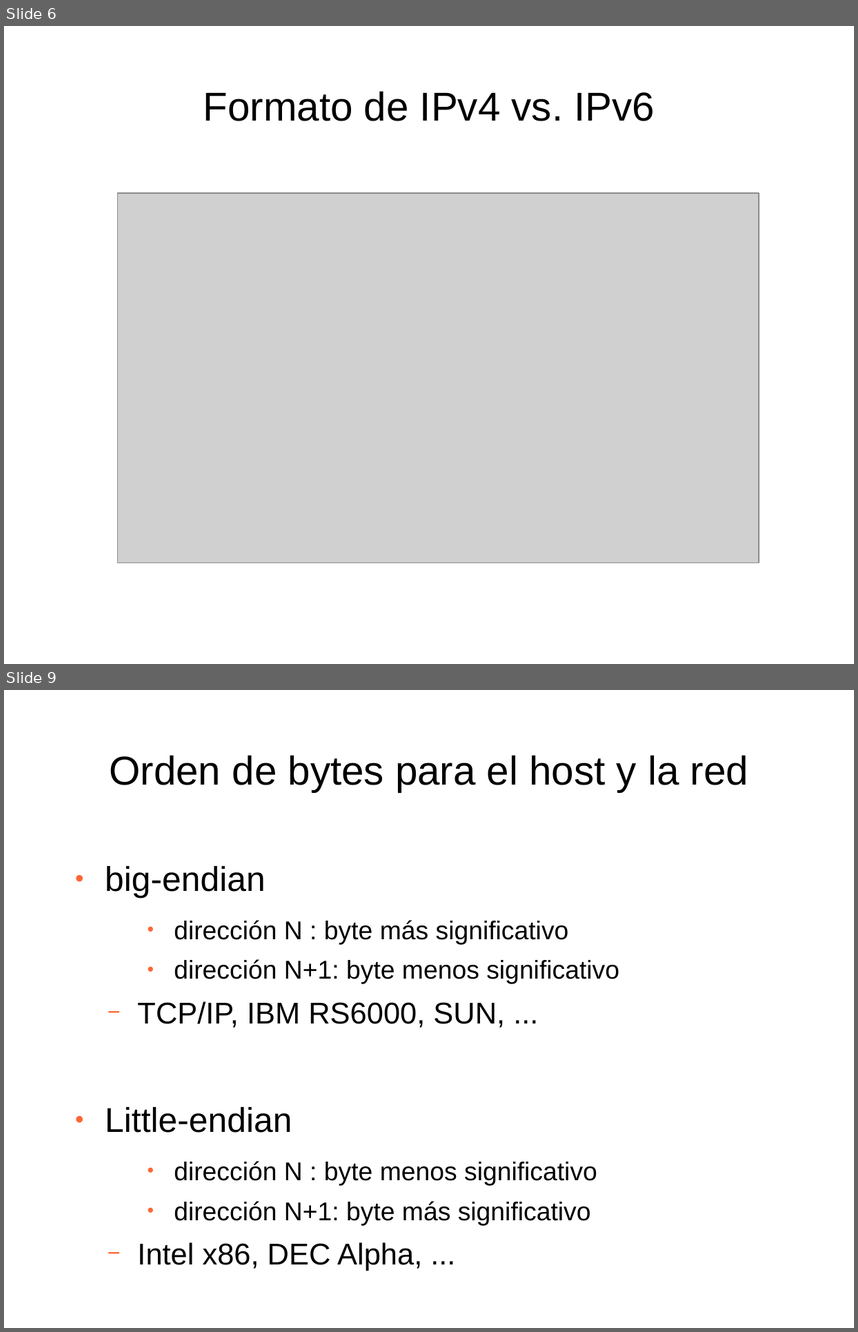
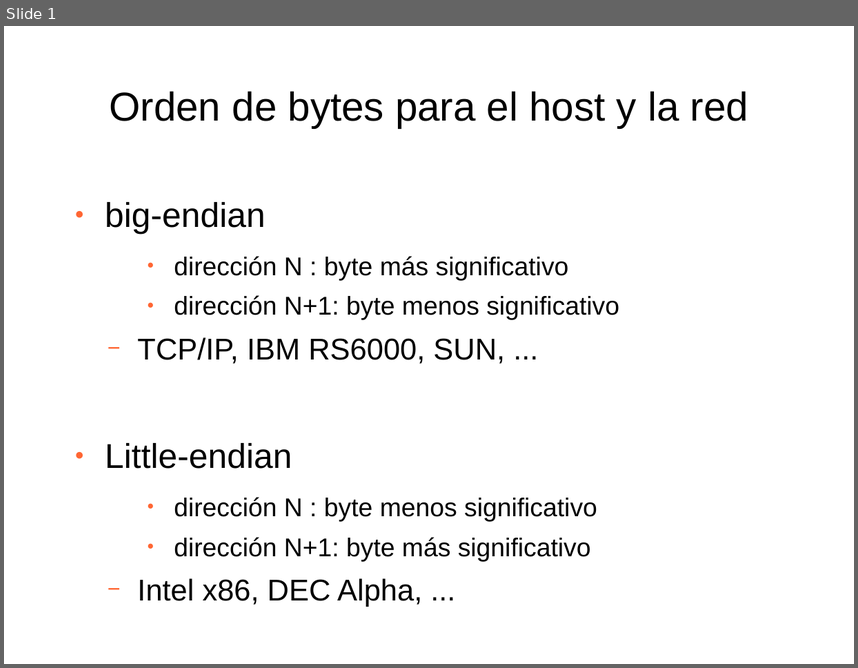
Before and after one commit to ibonelli/info1_presentations, a slide deck: files/clase14/redes_y_sockets.odp. Shown one above the other, each under a label of ours: slides 6 and 9 before the commit, slide 1 after it; the slides between them are not shown. The pictures are 858x1332 and 858x668 pixels, drawn with LibreOffice and Linux fonts; fonts in the diff are those of the drawing; grey boxes stand for pictures. Boxes give left, top, right and bottom in pixels: in the first picture for what was removed or moved away, otherwise in the second. Text is boxed around its words. In the diff, an @@ line names an element or a change of style, - is before the commit and + after.

```diff
--- a/files/clase14/redes_y_sockets.odp
+++ b/files/clase14/redes_y_sockets.odp
@@ slide 6 removed at (x1=4, y1=26, x2=854, y2=664), background #FFFFFF @@
@@ title removed at (x1=203, y1=91, x2=655, y2=121) @@
-Formato de IPv4 vs. IPv6
@@ picture removed at (x1=117, y1=192, x2=759, y2=562) @@
@@ what was slide 9 is now slide 1 @@
```
Also in this commit, not shown: 7 other slides removed, 9 other files.
